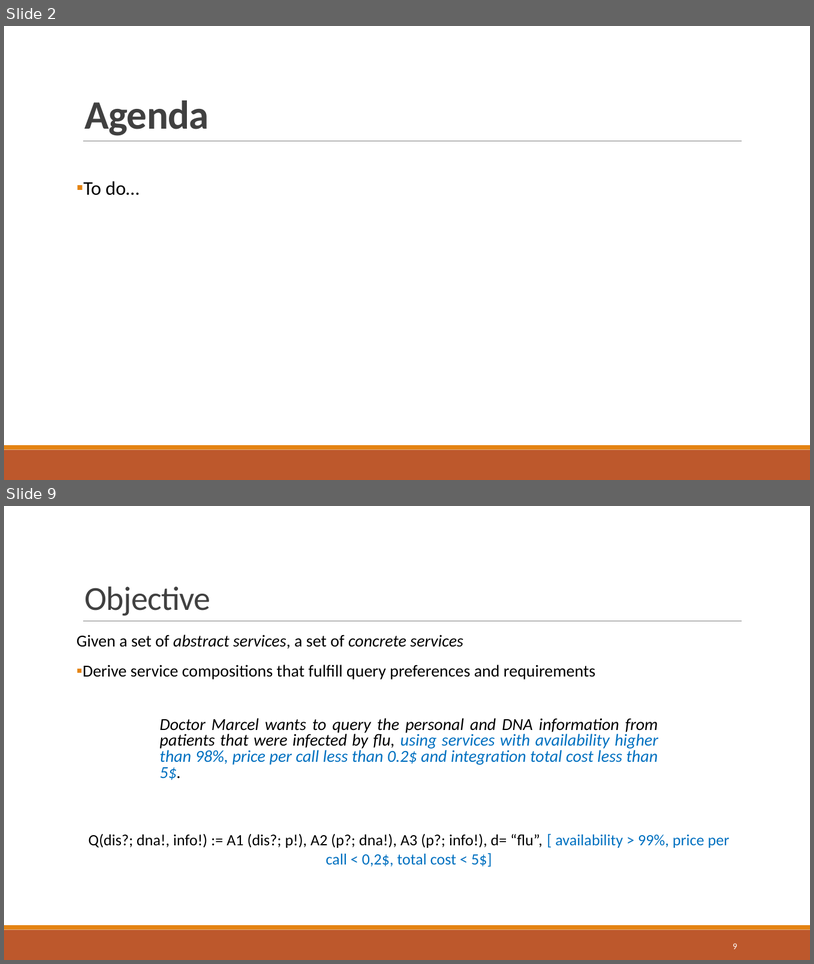
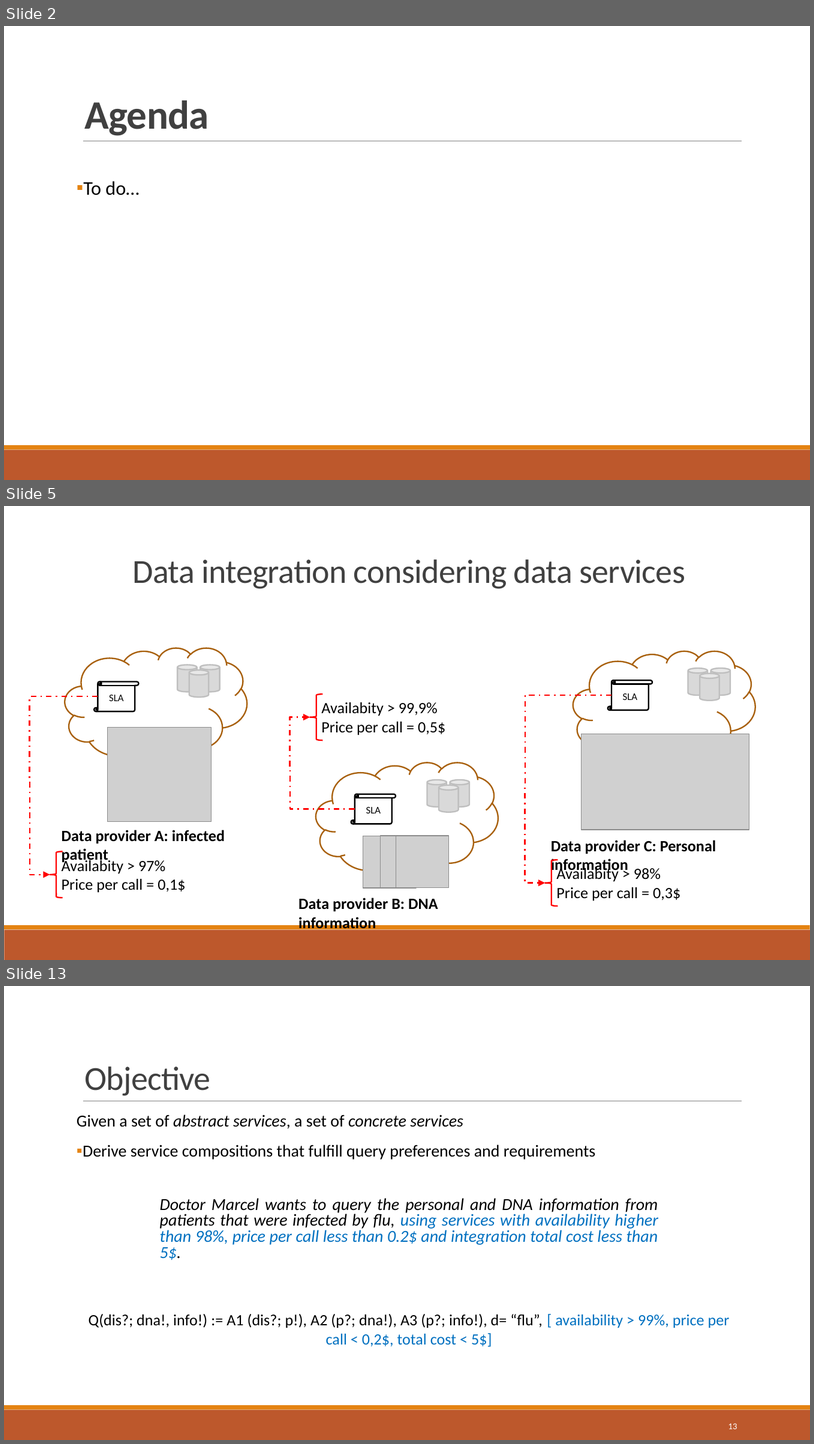
Before and after one commit to danielboni/DanielCarvalho-PhD, a slide deck: Presentations/ADBIS 2016/ADBIS-2016-Presentation.pptx. Shown one above the other, each under a label of ours: slides 2 and 9 before the commit, slides 2, 5 and 13 after it; the slides between them are not shown. The pictures are 814x964 and 814x1444 pixels, drawn with LibreOffice and Linux fonts; fonts in the diff are those of the drawing; grey boxes stand for pictures. Boxes give left, top, right and bottom in pixels: in the first picture for what was removed or moved away, otherwise in the second. Text is boxed around its words. In the diff, an @@ line names an element or a change of style, - is before the commit and + after.

```diff
--- a/Presentations/ADBIS 2016/ADBIS-2016-Presentation.pptx
+++ b/Presentations/ADBIS 2016/ADBIS-2016-Presentation.pptx
@@ slide 5 added at [4, 506, 810, 960], background #FFFFFF; not listed: 2 template elements that a slide beside it also shows @@
@@ text added at [132, 559, 686, 589], 30 pt, text #404040 @@
+Data integration considering data services
@@ cloud added at [65, 648, 248, 762], fill #FFFFFF, outline #A9610D 1.25 pt @@
@@ cylinder added at [177, 665, 197, 691], fill #D9D9D9, outline #BFBFBF 1.25 pt @@
@@ cylinder added at [200, 665, 219, 691], fill #D9D9D9, outline #BFBFBF 1.25 pt @@
@@ cloud added at [573, 651, 756, 766], fill #FFFFFF, outline #A9610D 1.25 pt @@
@@ vertical scroll added at [95, 682, 138, 712], fill #FFFFFF, outline #000000 1.25 pt, 9 pt, text #000000 @@
+SLA
@@ cylinder added at [189, 670, 209, 696], fill #D9D9D9, outline #BFBFBF 1.25 pt @@
@@ vertical scroll added at [608, 680, 653, 710], fill #FFFFFF, outline #000000 1.25 pt, 9 pt, text #000000 @@
+SLA
@@ cylinder added at [689, 668, 708, 694], fill #D9D9D9, outline #BFBFBF 1.25 pt @@
@@ cylinder added at [700, 674, 719, 700], fill #D9D9D9, outline #BFBFBF 1.25 pt @@
@@ cylinder added at [711, 668, 731, 694], fill #D9D9D9, outline #BFBFBF 1.25 pt @@
@@ elbow arrow added from (98, 696) to (50, 874), #FF0000 1.25 pt dashed @@
@@ left brace added at [311, 694, 323, 740], outline #FF0000 1.25 pt @@
@@ text added at [321, 702, 446, 735], 14 pt, text #000000 @@
+Availabity > 99,9%
+Price per call = 0,5$
@@ elbow arrow added from (612, 694) to (545, 883), #FF0000 1.25 pt dashed @@
@@ elbow arrow added from (355, 808) to (311, 717), #FF0000 1.25 pt dashed @@
@@ picture added at [108, 727, 212, 822] @@
@@ picture added at [581, 733, 749, 829] @@
@@ cloud added at [316, 762, 498, 877], fill #FFFFFF, outline #A9610D 1.25 pt @@
@@ cylinder added at [428, 780, 447, 806], fill #D9D9D9, outline #BFBFBF 1.25 pt @@
@@ cylinder added at [438, 785, 458, 811], fill #D9D9D9, outline #BFBFBF 1.25 pt @@
@@ cylinder added at [450, 780, 469, 806], fill #D9D9D9, outline #BFBFBF 1.25 pt @@
@@ vertical scroll added at [351, 794, 396, 824], fill #FFFFFF, outline #000000 1.25 pt, 9 pt, text #000000 @@
+SLA
@@ text added at [62, 829, 225, 864], 14 pt, text #000000, bold @@
+Data provider A: infected patient
@@ group added at [363, 836, 449, 891]: 3 pictures, 1 rectangle @@
@@ text added at [551, 840, 717, 874], 14 pt, text #000000, bold @@
+Data provider C: Personal information
@@ left brace added at [50, 851, 63, 897], outline #FF0000 1.25 pt @@
@@ text added at [62, 858, 185, 892], 14 pt, text #000000 @@
+Availabity > 97%
+Price per call = 0,1$
@@ left brace added at [545, 859, 558, 905], outline #FF0000 1.25 pt @@
@@ text added at [557, 866, 681, 901], 14 pt, text #000000 @@
+Availabity > 98%
+Price per call = 0,3$
@@ text added at [299, 897, 438, 931], 14 pt, text #000000, bold @@
+Data provider B: DNA information
@@ what was slide 9 is now slide 13 @@
@@ page number at [729, 1423, 738, 1429]: text changed @@
-9
+13
```
Also in this commit, not shown: 2 slides changed, 3 other slides added, 1 other file.
